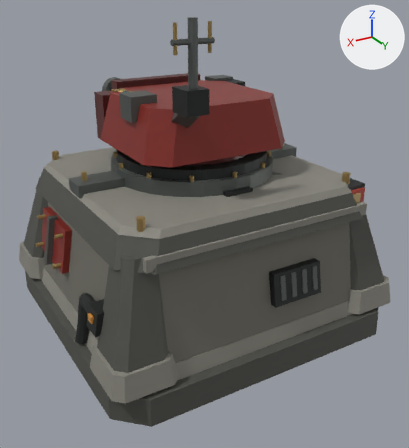
An edit to the glTF model art/source-to-3d/martian-bunker/src/v04/martian_heavy_weapon_bunker_v04_blender_export.glb, drawn before and after from the same camera.
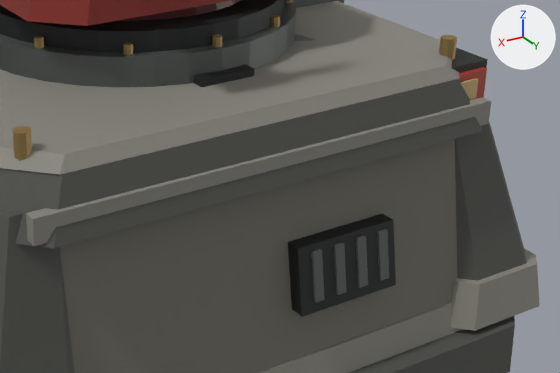
Each version appears first whole from a camera (50 mm lens) standing at (2.7, 4.73, 3.26) and looking at (-0.08, 0.11, 0.95), and next in a close-up on the part from 32% to 98% of the width and 35% to 75% of the height. Every picture has the same lights, and +X, +Y and +Z are marked at upper right. The last two pictures show the newer version. Where no turn or scale is listed for an object, it has been applied to the vertices. Vertices at exactly the same position are counted once.

Before the edit, the objects in view are built like this:
```python
ob_02_lower_blast_raft = bpy.data.objects.new('02_lower_blast_raft', me_02_lower_blast_raft___original_z_up_geometry)
ob_02_lower_blast_raft.location = (0.0, 0.0, 0.0)
ob_29_rear_control_cabinet = bpy.data.objects.new('29_rear_control_cabinet', me_29_rear_control_cabinet___original_z_up_geometry)
ob_29_rear_control_cabinet.location = (0.0, 0.0, 0.0)
ob_30_controller_access_panel = bpy.data.objects.new('30_controller_access_panel', me_30_controller_access_panel___original_z_up_geometry)
ob_30_controller_access_panel.location = (0.0, 0.0, 0.0)
ob_46_maintenance_purity_certificate = bpy.data.objects.new('46_maintenance_purity_certificate', me_46_maintenance_purity_certificate___original_z_up_geometry)
ob_46_maintenance_purity_certificate.location = (0.0, 0.0, 0.0)
# also in view: '15_ring_rotary_platform' at (0.0, 0.0, 1.76); '06_corner_armor_buttress_EN' at (1.2, 1.12, 0.88); '49_roof_anchor_1.06_1.06' at (1.06, 1.06, 1.55); '13_ring_lower_bearing_seat' at (0.0, 0.0, 1.59); '54_north_slab_anchor_strip' at (0.0, 1.26, 1.3)
```
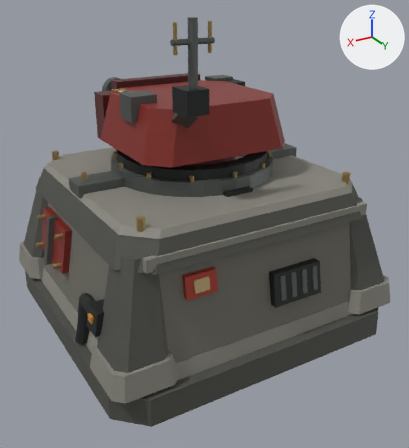
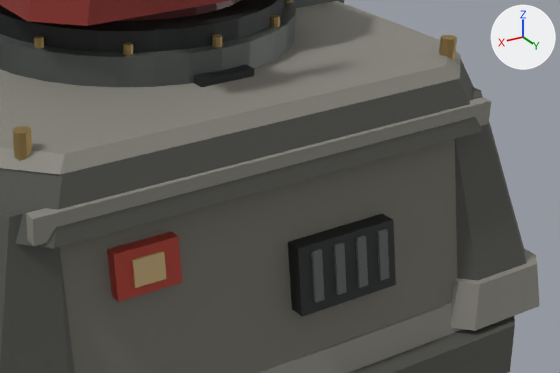
Diff of the bpy script that builds the scene:
```diff
--- a/art/source-to-3d/martian-bunker/src/v04/martian_heavy_weapon_bunker_v04_blender_export.glb.py
+++ b/art/source-to-3d/martian-bunker/src/v04/martian_heavy_weapon_bunker_v04_blender_export.glb.py
@@ me_29_rear_control_cabinet___original_z_up_geometry @@
 # used by ob_29_rear_control_cabinet; location = (0.0, 0.0, 0.0)
-me_29_rear_control_cabinet___original_z_up_geometry.from_pydata(...)  # 8 vertices, 12 faces; spans x -1.205..-0.855, y 0.71..1.17, z 1.255..1.505
+me_29_rear_control_cabinet___original_z_up_geometry.from_pydata(...)  # 8 vertices, 12 faces; spans x 0.485..0.835, y 0.8..1.18, z 0.885..1.135
+# me_29_rear_control_cabinet___original_z_up_geometry part 1: the whole mesh is scaled about its middle by (1, 0.826, 1), then moved by (1.69, 0.05, -0.37)
 me_29_rear_control_cabinet___original_z_up_geometry.materials.append(mat_rt_p___iron)
@@ me_30_controller_access_panel___original_z_up_geometry @@
 # used by ob_30_controller_access_panel; location = (0.0, 0.0, 0.0)
-me_30_controller_access_panel___original_z_up_geometry.from_pydata(...)  # 8 vertices, 12 faces; spans x -1.175..-0.885, y 1.176..1.201, z 1.285..1.475
+me_30_controller_access_panel___original_z_up_geometry.from_pydata(...)  # 8 vertices, 12 faces; spans x 0.515..0.805, y 1.204..1.311, z 0.925..1.115
+# me_30_controller_access_panel___original_z_up_geometry part 2: 8 vertices removed from x -1.175..-0.885, y 1.176..1.201, z 1.285..1.475
+# me_30_controller_access_panel___original_z_up_geometry part 3: 8 vertices added at x 0.515..0.805, y 1.204..1.311, z 0.925..1.115
 me_30_controller_access_panel___original_z_up_geometry.materials.append(mat_rt_p___red_highlight)
@@ me_46_maintenance_purity_certificate___original_z_up_geometry @@
 # used by ob_46_maintenance_purity_certificate; location = (0.0, 0.0, 0.0)
-me_46_maintenance_purity_certificate___original_z_up_geometry.from_pydata(...)  # 8 vertices, 12 faces; spans x -1.107..-0.952, y 1.208..1.22, z 1.315..1.445
+me_46_maintenance_purity_certificate___original_z_up_geometry.from_pydata(...)  # 8 vertices, 12 faces; spans x 0.59..0.73, y 1.267..1.314, z 0.965..1.075
+# me_46_maintenance_purity_certificate___original_z_up_geometry part 4: 8 vertices removed from x -1.107..-0.952, y 1.208..1.22, z 1.315..1.445
+# me_46_maintenance_purity_certificate___original_z_up_geometry part 5: 8 vertices added at x 0.59..0.73, y 1.267..1.314, z 0.965..1.075
 me_46_maintenance_purity_certificate___original_z_up_geometry.materials.append(mat_rt_p___parchment)
```

Location of each change, (x1, y1, x2, y2) in pixels of the close-ups (560 x 373 px):
'30_controller_access_panel', reshaped: before (459, 67, 487, 99); after (107, 231, 182, 302)
'46_maintenance_purity_certificate', reshaped: before (461, 78, 479, 100); after (132, 251, 167, 288)
'29_rear_control_cabinet', moved, rescaled (not visible afterwards): before (451, 48, 488, 73)
part 2 of me_30_controller_access_panel___original_z_up_geometry, deleted (red): before (459, 67, 487, 99)
part 3 of me_30_controller_access_panel___original_z_up_geometry, added (red): after (107, 231, 182, 302)
part 4 of me_46_maintenance_purity_certificate___original_z_up_geometry, deleted: before (461, 78, 479, 100)
part 5 of me_46_maintenance_purity_certificate___original_z_up_geometry, added (brown): after (132, 251, 167, 288)
